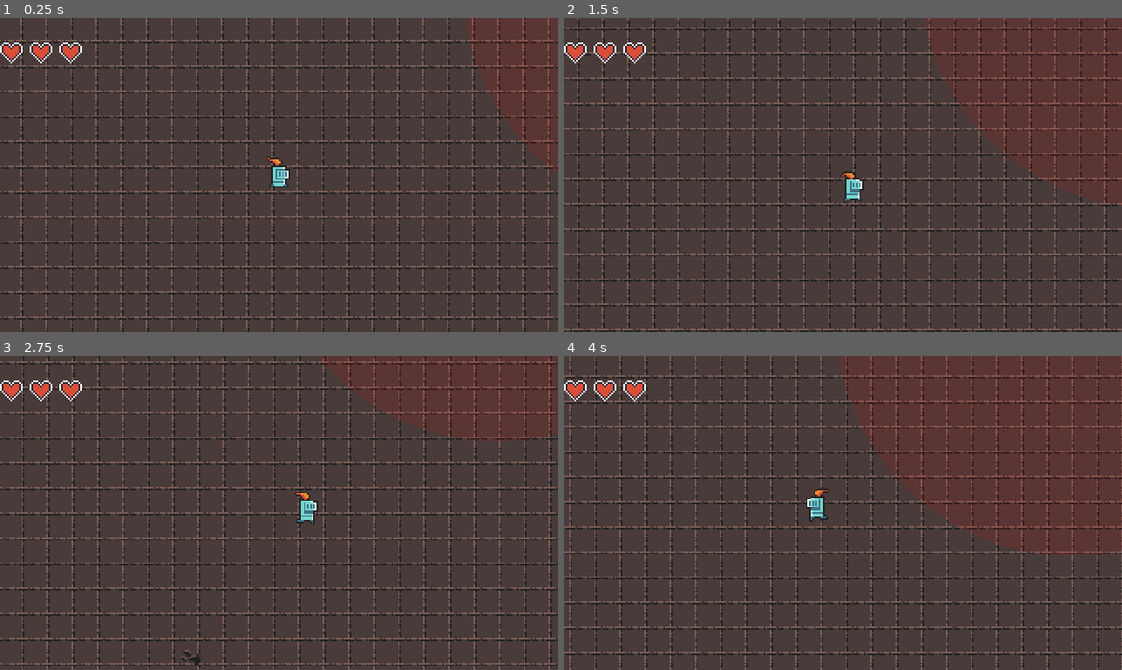
Above: before the commit, frames 1-4 (two rows, left to right).
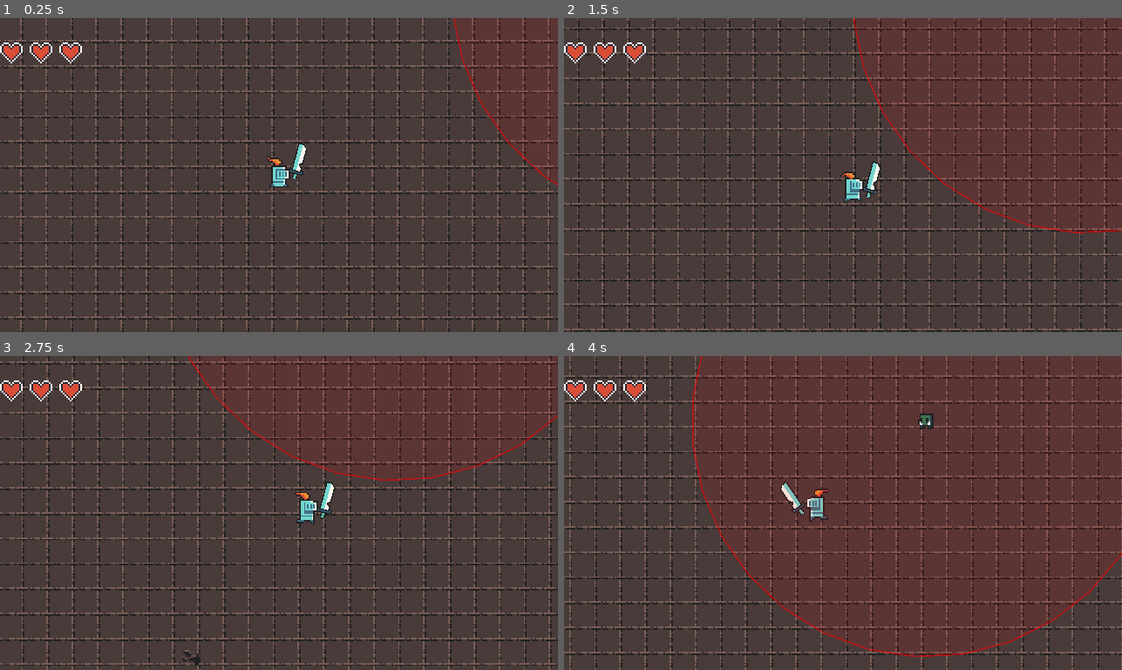
Above: after the commit, the same moments.

Repository: dadifr/Mobile_comp_Godot
Game: Godot game, scene res://scenes/world.tscn
Two runs of this game, one before a commit and one after it. Both use one fixed random seed, a clock stepped at 60 frames per second and the inputs below.
Inputs:
- Up to frame 1 (0.25 s): no input
- Up to frame 2 (1.5 s): hold Right (ui_right) 0.53-1.28 s; tap Space (attack, bound only after the commit) at 0.6, 1.35 s; hold Down (ui_down) from 1.28 s (still down)
- Up to frame 3 (2.75 s): release Down (ui_down) at 2.03 s; hold Right (ui_right) from 2.03 s (still down); tap Space (attack, bound only after the commit) at 2.1 s
- Up to frame 4 (4 s): release Right (ui_right) at 2.78 s; hold Up (ui_up) 2.78-3.53 s; tap Space (attack, bound only after the commit) at 2.85, 3.6 s; hold Left (ui_left) from 3.53 s (still down)

The runs differ from the first frame. In frame 1, 0.4% of the frame differs, in the area x 51-100%, y 0-54%; in frame 2, 0.5%; in frame 3, 0.6%; in frame 4, 0.9%, in the area x 22-100%, y 0-96%.

Commit message:
mob intelligente

Diff:
--- a/project.godot
+++ b/project.godot
@@ -55,6 +55,12 @@
 , Object(InputEventKey,"resource_local_to_scene":false,"resource_name":"","device":-1,"window_id":0,"alt_pressed":false …(183 unchanged characters)…
 ]
 }
+attack={
+"deadzone": 0.2,
+"events": [Object(InputEventKey,"resource_local_to_scene":false,"resource_name":"","device":-1,"window_id":0,"alt_pressed":false,"shift_pressed":false,"ctrl_pressed":false,"meta_pressed":false,"pressed":false,"keycode":0,"physical_keycode":32,"key_label":0,"unicode":32,"location":0,"echo":false,"script":null)
+, Object(InputEventMouseButton,"resource_local_to_scene":false,"resource_name":"","device":-1,"window_id":0,"alt_pressed":false,"shift_pressed":false,"ctrl_pressed":false,"meta_pressed":false,"button_mask":0,"position":Vector2(0, 0),"global_position":Vector2(0, 0),"factor":1.0,"button_index":1,"canceled":false,"pressed":false,"double_click":false,"script":null)
+]
+}
 
 [rendering]
 
--- a/scenes/player.tscn
+++ b/scenes/player.tscn
@@ -10,6 +10,7 @@
 [ext_resource type="Texture2D" uid="uid://bn2grnhv4m62l" path="res://assets/sprites/frames pg e utility/character/knight_m_run_anim_f1.png" id="8_o4126"]
 [ext_resource type="Texture2D" uid="uid://cx5ie5t2est86" path="res://assets/sprites/frames pg e utility/character/knight_m_run_anim_f2.png" id="9_lkdrv"]
 [ext_resource type="Texture2D" uid="uid://dl0huqnul2otf" path="res://assets/sprites/frames pg e utility/character/knight_m_run_anim_f3.png" id="10_p7iby"]
+[ext_resource type="PackedScene" uid="uid://dvc3r0o6syryv" path="res://scenes/spada.tscn" id="11_d3wef"]
 
 [sub_resource type="AtlasTexture" id="AtlasTexture_o4126"]
 atlas = ExtResource("2_6eyey")
@@ -127,7 +128,7 @@
 
 [node name="AnimatedSprite2D" type="AnimatedSprite2D" parent="."]
 sprite_frames = SubResource("SpriteFrames_o4126")
-animation = &"dead"
+animation = &"idle"
 
 [node name="Camera2D" type="Camera2D" parent="."]
 position = Vector2(0, 6)
@@ -137,3 +138,10 @@
 [node name="CollisionShape2D" type="CollisionShape2D" parent="."]
 position = Vector2(0, 6)
 shape = SubResource("CircleShape2D_mdl7e")
+
+[node name="Hand" type="Marker2D" parent="."]
+position = Vector2(10, 7)
+metadata/_edit_group_ = true
+
+[node name="Spada" parent="Hand" instance=ExtResource("11_d3wef")]
+scale = Vector2(0.8, 0.8)
--- /dev/null
+++ b/scenes/spada.tscn
@@ -0,0 +1,88 @@
+[gd_scene load_steps=7 format=3 uid="uid://dvc3r0o6syryv"]
+
+[ext_resource type="Script" uid="uid://dp7gtkrk3usdd" path="res://scripts/spada.gd" id="1_slg1y"]
+[ext_resource type="Texture2D" uid="uid://d6lh8rki7u1i" path="res://assets/sprites/frames pg e utility/armi/weapon_anime_sword.png" id="2_ffikv"]
+
+[sub_resource type="CapsuleShape2D" id="CapsuleShape2D_82ylu"]
+radius = 4.0
+height = 22.0
+
+[sub_resource type="Animation" id="Animation_slg1y"]
+resource_name = "swing"
+capture_included = true
+tracks/0/type = "value"
+tracks/0/imported = false
+tracks/0/enabled = true
+tracks/0/path = NodePath(".:rotation")
+tracks/0/interp = 2
+tracks/0/loop_wrap = true
+tracks/0/keys = {
+"times": PackedFloat32Array(0, 0.1, 0.3, 0.4),
+"transitions": PackedFloat32Array(1, 1, 1, 1),
+"update": 2,
+"values": [0.2617994, -0.7853981633974483, 1.7453292519943295, 0.2617994]
+}
+tracks/1/type = "value"
+tracks/1/imported = false
+tracks/1/enabled = true
+tracks/1/path = NodePath("CollisionShape2D:disabled")
+tracks/1/interp = 2
+tracks/1/loop_wrap = true
+tracks/1/keys = {
+"times": PackedFloat32Array(0, 0.05, 0.3, 0.4),
+"transitions": PackedFloat32Array(1, 1, 1, 1),
+"update": 1,
+"values": [true, false, true, true]
+}
+
+[sub_resource type="Animation" id="Animation_ffikv"]
+length = 0.001
+tracks/0/type = "value"
+tracks/0/imported = false
+tracks/0/enabled = true
+tracks/0/path = NodePath(".:rotation")
+tracks/0/interp = 1
+tracks/0/loop_wrap = true
+tracks/0/keys = {
+"times": PackedFloat32Array(0),
+"transitions": PackedFloat32Array(1),
+"update": 0,
+"values": [0.2617994]
+}
+tracks/1/type = "value"
+tracks/1/imported = false
+tracks/1/enabled = true
+tracks/1/path = NodePath("CollisionShape2D:disabled")
+tracks/1/interp = 1
+tracks/1/loop_wrap = true
+tracks/1/keys = {
+"times": PackedFloat32Array(0),
+"transitions": PackedFloat32Array(1),
+"update": 1,
+"values": [true]
+}
+
+[sub_resource type="AnimationLibrary" id="AnimationLibrary_82ylu"]
+_data = {
+&"RESET": SubResource("Animation_ffikv"),
+&"swing": SubResource("Animation_slg1y")
+}
+
+[node name="Spada" type="Area2D"]
+rotation = 0.2617994
+script = ExtResource("1_slg1y")
+metadata/_edit_group_ = true
+
+[node name="Sprite2D" type="Sprite2D" parent="."]
+position = Vector2(0, -12)
+texture = ExtResource("2_ffikv")
+
+[node name="CollisionShape2D" type="CollisionShape2D" parent="."]
+position = Vector2(0, -16)
+shape = SubResource("CapsuleShape2D_82ylu")
+disabled = true
+
+[node name="AnimationPlayer" type="AnimationPlayer" parent="."]
+libraries = {
+&"": SubResource("AnimationLibrary_82ylu")
+}
--- a/scripts/goblin.gd
+++ b/scripts/goblin.gd
@@ -1,115 +1,154 @@
 extends CharacterBody2D
 
-@export var speed = 60.0
+# --- VARIABILI CONFIGURABILI ---
+@export var speed = 50.0
+@export var patrol_speed = 30.0
+@export var detection_range = 150.0
+@export var max_health = 3
 @export var damage = 1
-@export var attack_range = 15.0
-@export var detection_range = 150.0
+@export var knockback_force = 250.0
+
+# --- VARIABILI INTERNE ---
+var current_health = 3
+var is_hurt = false
+var player = null
+
+# Variabili per la pattuglia
+var move_direction = Vector2.ZERO
+var roam_timer = 0.0
+var time_to_next_move = 0.0
+
+# --- VARIABILI PER L'INVESTIGAZIONE ---
+var is_investigating = false
+var investigation_timer = 0.0
+var investigation_duration = 2.0
+var was_chasing = false
+
+# --- NUOVA VARIABILE PER GUARDARE A DESTRA/SINISTRA ---
+var look_timer = 0.0 # Timer per scattare la testa
 
 @onready var anim = $AnimatedSprite2D
-var player = null
-
-# STATI
-var can_attack = true
-var is_searching = false
-var was_chasing = false
-var is_attacking = false
 
 func _ready():
-	var players = get_tree().get_nodes_in_group("player")
-	if players.size() > 0:
-		player = players[0]
+	current_health = max_health
+	pick_new_state()
+
+func _draw():
+	# Debug Visivo
+	draw_circle(Vector2.ZERO, detection_range, Color(1, 0, 0, 0.1))
+	draw_arc(Vector2.ZERO, detection_range, 0, TAU, 32, Color(1, 0, 0, 0.5), 1.0)
 
 func _physics_process(delta):
-	if player == null: return
-
-	# --- BLOCCO TOTALE SE STA ATTACCANDO ---
-	# Se sta attaccando, ignora tutto il resto (movimento, ricerca, ecc.)
-	# finché l'animazione non finisce.
-	if is_attacking:
-		return
-
-	var distance = global_position.distance_to(player.global_position)
-
-	# --- LOGICA DI RICERCA (Se il player è lontano) ---
-	if distance > detection_range:
-		if was_chasing and not is_searching:
-			start_searching()
-			return
-
-		if is_searching:
-			velocity = Vector2.ZERO
-			move_and_slide()
-			return
-
-		anim.play("idle")
-		velocity = Vector2.ZERO
+	# 1. GESTIONE KNOCKBACK
+	if is_hurt:
+		velocity = velocity.move_toward(Vector2.ZERO, 800 * delta)
 		move_and_slide()
 		return
 
-	# --- LOGICA DI INSEGUIMENTO (Se il player è vicino) ---
-	is_searching = false
-	was_chasing = true
+	# 2. CERCA IL GIOCATORE
+	if player == null:
+		player = get_parent().get_node_or_null("Player")
 
-	if distance > attack_range:
-		# Muoviti verso il giocatore
-		var direction = global_position.direction_to(player.global_position)
-		velocity = direction * speed
-		anim.play("run")
+	if player != null:
+		var distance = global_position.distance_to(player.global_position)
 
-		if direction.x < 0:
-			anim.flip_h = true
+		# --- CASO A: TI VEDE (INSEGUIMENTO) ---
+		if distance < detection_range:
+			var direction = (player.global_position - global_position).normalized()
+			velocity = direction * speed
+
+			was_chasing = true
+			is_investigating = false
+
+		# --- CASO B: SEI LONTANO ---
 		else:
-			anim.flip_h = false
+			if was_chasing:
+				start_investigation()
+				was_chasing = false
 
-		move_and_slide()
+			if is_investigating:
+				# --- LOGICA "CONFUSO" (NUOVA) ---
+				velocity = Vector2.ZERO # Sta fermo
 
+				# Conto alla rovescia generale (2 secondi totali)
+				investigation_timer -= delta
+
+				# Conto alla rovescia per girare la testa (0.5 secondi)
+				look_timer -= delta
+				if look_timer <= 0:
+					# Inverti la direzione attuale (se era destra diventa sinistra, e viceversa)
+					anim.flip_h = !anim.flip_h
+					# Resetta il timer per il prossimo scatto
+					look_timer = 0.5
+
+				# Se il tempo totale è scaduto, torna a pattugliare
+				if investigation_timer <= 0:
+					is_investigating = false
+					pick_new_state()
+
+			else:
+				# Logica Pattuglia Classica
+				roam_timer += delta
+				if roam_timer >= time_to_next_move:
+					pick_new_state()
+				velocity = move_direction * patrol_speed
+
+	# 3. GESTIONE ANIMAZIONI
+	if velocity.length() > 0:
+		anim.play("walk")
+		# Gira lo sprite in base al movimento (solo se NON sta investigando)
+		if not is_investigating:
+			if velocity.x < 0:
+				anim.flip_h = true
+			elif velocity.x > 0:
+				anim.flip_h = false
 	else:
-		# Sei abbastanza vicino per attaccare?
-		velocity = Vector2.ZERO
-		if can_attack:
-			attack_player()
+		anim.play("idle")
 
-func start_searching():
-	is_searching = true
-	was_chasing = false
+	# 4. MOVIMENTO E COLLISIONI
+	move_and_slide()
+
+	for i in get_slide_collision_count():
+		var collision = get_slide_collision(i)
+		var collider = collision.get_collider()
+		if collider.name == "Player" and collider.has_method("take_damage"):
+			collider.take_damage(damage, global_position)
+
+# --- FUNZIONI DI SUPPORTO ---
+
+func start_investigation():
+	is_investigating = true
+	investigation_timer = investigation_duration
+	look_timer = 0.5 # Aspetta mezzo secondo prima di girarsi la prima volta
 	velocity = Vector2.ZERO
-	anim.play("idle")
+	print("Dove è andato??")
 
-	for i in range(4):
-		if not is_searching: return
-		anim.flip_h = !anim.flip_h
-		await get_tree().create_timer(0.5).timeout
+func pick_new_state():
+	roam_timer = 0.0
+	time_to_next_move = randf_range(1.0, 3.0)
+	if randf() > 0.5:
+		move_direction = Vector2.ZERO
+	else:
+		move_direction = Vector2(randf_range(-1, 1), randf_range(-1, 1)).normalized()
 
-	is_searching = false
+func take_damage(amount, source_pos = Vector2.ZERO):
+	current_health -= amount
+	if source_pos != Vector2.ZERO:
+		var knockback_dir = (global_position - source_pos).normalized()
+		velocity = knockback_dir * knockback_force
+		is_hurt = true
 
-func attack_player():
-	is_attacking = true
-	can_attack = false
+	modulate = Color(1, 0, 0)
+	await get_tree().create_timer(0.2).timeout
+	modulate = Color(1, 1, 1)
+	is_hurt = false
 
-	if anim.sprite_frames.has_animation("attack"):
-		anim.play("attack")
+	was_chasing = true # Se colpito, si allerta
 
-		# --- MODIFICA 1: IL DANNO ORA È QUI (SUBITO) ---
-		# Passiamo anche "global_position" al player, così sa da dove arriva il colpo!
-		if player != null:
-			player.take_damage(damage, global_position)
+	if current_health <= 0:
+		die()
 
-		# Ora aspettiamo che l'animazione finisca
-		await anim.animation_finished
-	else:
-		# Fallback se non hai l'animazione
-		if player != null:
-			player.take_damage(damage, global_position)
-		await get_tree().create_timer(0.5).timeout
-
-	is_attacking = false
-	anim.play("idle")
-
-	await get_tree().create_timer(1.0).timeout
-	can_attack = true
-
-func _draw():
-	# Disegna il raggio di visione
-	draw_circle(Vector2.ZERO, detection_range, Color(1, 0, 0, 0.1))
-	# Disegna il raggio di attacco (per debug)
-	draw_circle(Vector2.ZERO, attack_range, Color(1, 1, 0, 0.1))
+func die():
+	set_physics_process(false)
+	$CollisionShape2D.set_deferred("disabled", true)
+	queue_free()
--- a/scripts/player.gd
+++ b/scripts/player.gd
@@ -1,75 +1,91 @@
 extends CharacterBody2D
 
-# Precarica la scena del menu per averla pronta all'uso
+@export var speed = 100.0
+@export var max_health = 6 # 3 Cuori
+@export var knockback_force = 200.0
+
+# Precaricamento scena Game Over
 var game_over_screen = preload("res://scenes/GameOverScreen.tscn")
 
-@export var speed = 100.0
-@export var knockback_force = 200.0 # Quanto forte vieni spinto via
+# Riferimenti ai nodi
+@onready var anim = $AnimatedSprite2D
+@onready var hand = $Hand # Il nodo che tiene l'arma
 
-@onready var anim = $AnimatedSprite2D
+# Variabili di stato
+var health = 6
+var is_hurt = false
 
-#--- REPARTO VITA ---
+# Segnali
 signal health_changed(new_health)
 
-@export var max_health = 6 # 3 Cuori x 2
-var health = 6             # Vita attuale
-
 func _ready():
-	# Appena inizia il gioco, impostiamo la vita al massimo
 	health = max_health
-	# Avvisiamo l'HUD di mostrare la vita piena
 	health_changed.emit(health)
 
-
-var is_hurt = false
-
 func _physics_process(delta):
-	# --- GESTIONE DEL RIMBALZO ---
+	# --- 1. GESTIONE DANNO E KNOCKBACK ---
 	if is_hurt:
-		# Invece di fermarci, ci muoviamo scivolando (attrito)
-		# move_toward riduce la velocità verso 0 un po' alla volta
+		# Se sei colpito, scivoli all'indietro e NON puoi muoverti o attaccare
 		velocity = velocity.move_toward(Vector2.ZERO, 500 * delta)
 		move_and_slide()
-		return
+		return # Interrompiamo qui la funzione
 
-	# --- MOVIMENTO NORMALE ---
+	# --- 2. MOVIMENTO STANDARD ---
 	var direction = Input.get_vector("ui_left", "ui_right", "ui_up", "ui_down")
 
 	if direction:
 		velocity = direction * speed
 		anim.play("run")
-
-		if direction.x < 0:
-			anim.flip_h = true
-		elif direction.x > 0:
-			anim.flip_h = false
 	else:
 		velocity = Vector2.ZERO
 		anim.play("idle")
 
+	# --- 3. DIREZIONE DELLO SPRITE E DELL'ARMA ---
+	if direction.x < 0:
+		anim.flip_h = true   # Player guarda a sinistra
+		hand.scale.x = -1    # L'arma si specchia
+
+		# NUOVO: Se la mano è a destra (positiva), portala a sinistra (negativa)
+		# abs() assicura che prendiamo il numero positivo, e il "-" davanti lo rende negativo
+		hand.position.x = -abs(hand.position.x)
+
+	elif direction.x > 0:
+		anim.flip_h = false  # Player guarda a destra
+		hand.scale.x = 1     # L'arma torna normale
+
+		# NUOVO: Riportiamo la mano a destra (positiva)
+		hand.position.x = abs(hand.position.x)
+
+	# --- 4. INPUT ATTACCO ---
+	if Input.is_action_just_pressed("attack"):
+		attempt_attack()
+
+	# --- 5. APPLICA IL MOVIMENTO ---
 	move_and_slide()
 
-# --- FUNZIONE TAKE DAMAGE ---
-# Ora accetta "enemy_pos" per sapere da che parte scappare
+# Funzione per attaccare con l'arma equipaggiata
+func attempt_attack():
+	# Controlliamo se la mano ha un figlio (l'arma)
+	if hand.get_child_count() > 0:
+		var weapon = hand.get_child(0)
+		if weapon.has_method("attack"):
+			weapon.attack()
+	else:
+		print("Sono disarmato!")
+
+# Funzione per ricevere danno
 func take_damage(amount, enemy_pos = Vector2.ZERO):
 	if is_hurt: return
 
 	is_hurt = true
 	health -= amount
+	health_changed.emit(health)
+	print("Ahia! Vita: ", health)
 
-	# --- AVVISIAMO L'HUD ---
-	health_changed.emit(health)
-	print("Vite rimanenti: ", health)
-
-	# CALCOLO DEL RIMBALZO
+	# Calcolo Knockback
 	if enemy_pos != Vector2.ZERO:
-		# Calcola la direzione opposta al nemico: (MiaPosizione - PosizioneNemico)
-		var knockback_direction = (global_position - enemy_pos).normalized()
-		# Applica la spinta istantanea
-		velocity = knockback_direction * knockback_force
-	else:
-		# Se non sappiamo chi ci ha colpito (es. trappola), fermati e basta
-		velocity = Vector2.ZERO
+		var knockback_dir = (global_position - enemy_pos).normalized()
+		velocity = knockback_dir * knockback_force
 
 	anim.play("hurt")
 
@@ -82,58 +98,28 @@
 
 func die():
 	print("GAME OVER")
-
 	set_physics_process(false)
 	is_hurt = true
 	$CollisionShape2D.set_deferred("disabled", true)
 
-	# --- MODIFICA TELECAMERA ---
 	var camera = $Camera2D
-
-	# 1. Salviamo dove si trova ESATTAMENTE ora nel mondo
-	var old_global_pos = camera.global_position
-
-	# 2. Sganciamo la telecamera
+	var old_pos = camera.global_position
 	camera.top_level = true
-
-	# 3. Le riassegniamo forzatamente la posizione salvata
-	# (Così non salta a 0,0)
-	camera.global_position = old_global_pos
-
-	# IMPORTANTE: Disattiviamo lo smoothing se era attivo,
-	# altrimenti cercherà di "scivolare" verso la posizione causando scatti.
+	camera.global_position = old_pos
 	camera.position_smoothing_enabled = false
 
-	# --- IL RESTO DEL TWEEN RIMANE UGUALE ---
 	var tween = create_tween()
-
-	# Saltino
 	tween.tween_property(self, "position:y", position.y - 40, 0.3).set_trans(Tween.TRANS_SINE).set_ease(Tween.EASE_OUT)
-
-	# Caduta (aumentiamo un po' la distanza per essere sicuri esca dallo schermo)
 	tween.tween_property(self, "position:y", position.y + 1000, 1.5).set_trans(Tween.TRANS_SINE).set_ease(Tween.EASE_IN)
 
 	anim.play("hurt")
 
-	# Aspettiamo che l'animazione finisca
 	await tween.finished
 
-	# --- SALVATAGGIO DELLA TELECAMERA ---
-	# Prima di distruggere il player, stacchiamo la telecamera e la attacchiamo al "Mondo" (il genitore del player).
-	# In questo modo la camera sopravvive alla morte del giocatore.
 	if is_instance_valid(camera):
 		camera.reparent(get_parent())
 
-	# Ora possiamo cancellare il player in pace, la camera rimarrà lì dov'è
-	if is_instance_valid(camera):
-		camera.reparent(get_parent())
-
-	# --- FASE NUOVA: MOSTRA GAME OVER ---
-	# 1. Crea una copia della scena Game Over
 	var screen_instance = game_over_screen.instantiate()
-
-	# 2. Aggiungila al "Mondo" (o alla radice del gioco)
 	get_tree().root.add_child(screen_instance)
 
-	# 3. Ora puoi cancellare il player
 	queue_free()
--- /dev/null
+++ b/scripts/spada.gd
@@ -0,0 +1,26 @@
+extends Area2D
+
+@export var damage = 1
+
+@onready var anim = $AnimationPlayer
+@onready var collision = $CollisionShape2D
+
+func _ready():
+	# Assicuriamoci che all'inizio non faccia male
+	collision.disabled = true
+	# Collega il segnale per colpire
+	body_entered.connect(_on_body_entered)
+
+func attack():
+	# Se l'animazione sta già andando, non interromperla
+	if anim.is_playing():
+		return
+
+	# Fai partire l'animazione che hai creato (che gestisce rotazione e collisione)
+	anim.play("swing")
+
+func _on_body_entered(body):
+	if body.has_method("take_damage"):
+		if body.name != "Player":
+			# ORA PASSIAMO 2 COSE: IL DANNO E LA NOSTRA POSIZIONE
+			body.take_damage(damage, global_position)
Not shown: 1 places in scenes/player.tscn that only renumber resources
Not shown, added: scripts/spada.gd.uid
